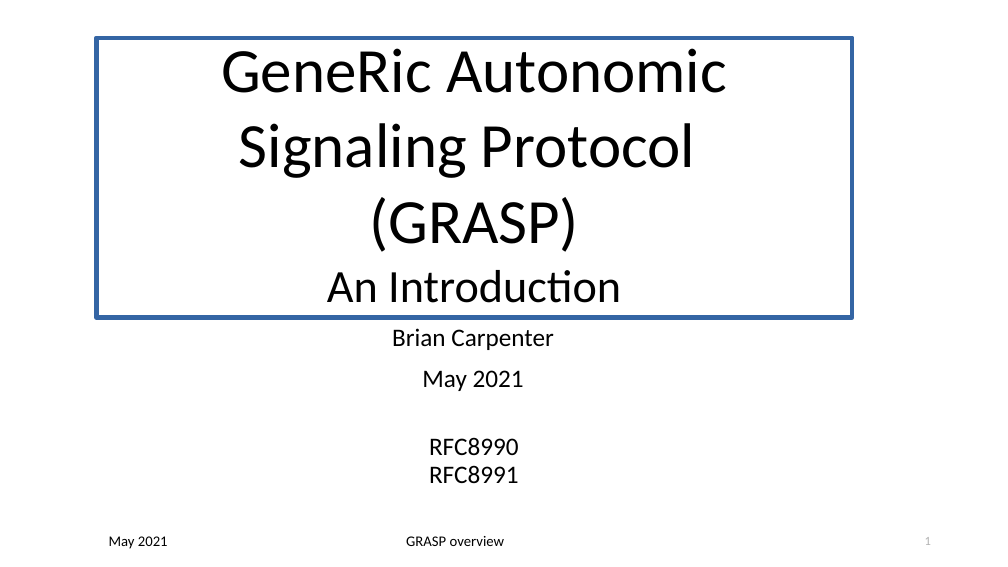
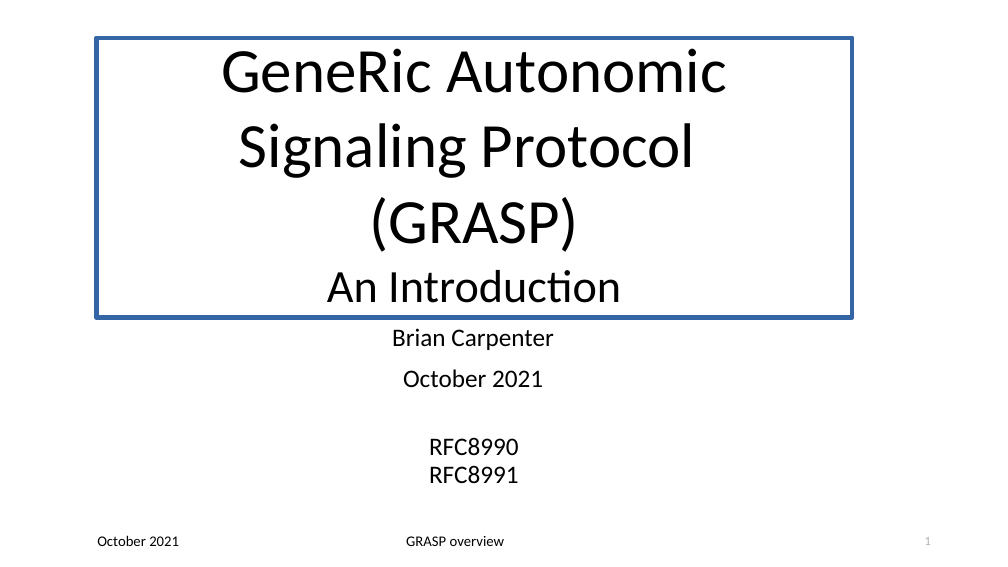
Before and after one commit to becarpenter/graspdoc, a slide deck: slide 1 of GRASP-intro.ppt. Drawn at 1008x567 pixels with LibreOffice and Linux fonts; fonts in the diff are those of the drawing. Boxes give left, top, right and bottom in pixels: in the first picture for what was removed or moved away, otherwise in the second. Text is boxed around its words. In the diff, an @@ line names an element or a change of style, - is before the commit and + after.

```diff
--- a/GRASP-intro.ppt
+++ b/GRASP-intro.ppt
@@ subtitle at <box>403,369,543,387</box>: text changed @@
-May 2021
+October 2021
@@ text at <box>97,535,179,546</box>: text changed @@
-May 2021
+October 2021
```
Also in this commit, not shown: 12 other slides changed, 1 slide added, 5 other files.
